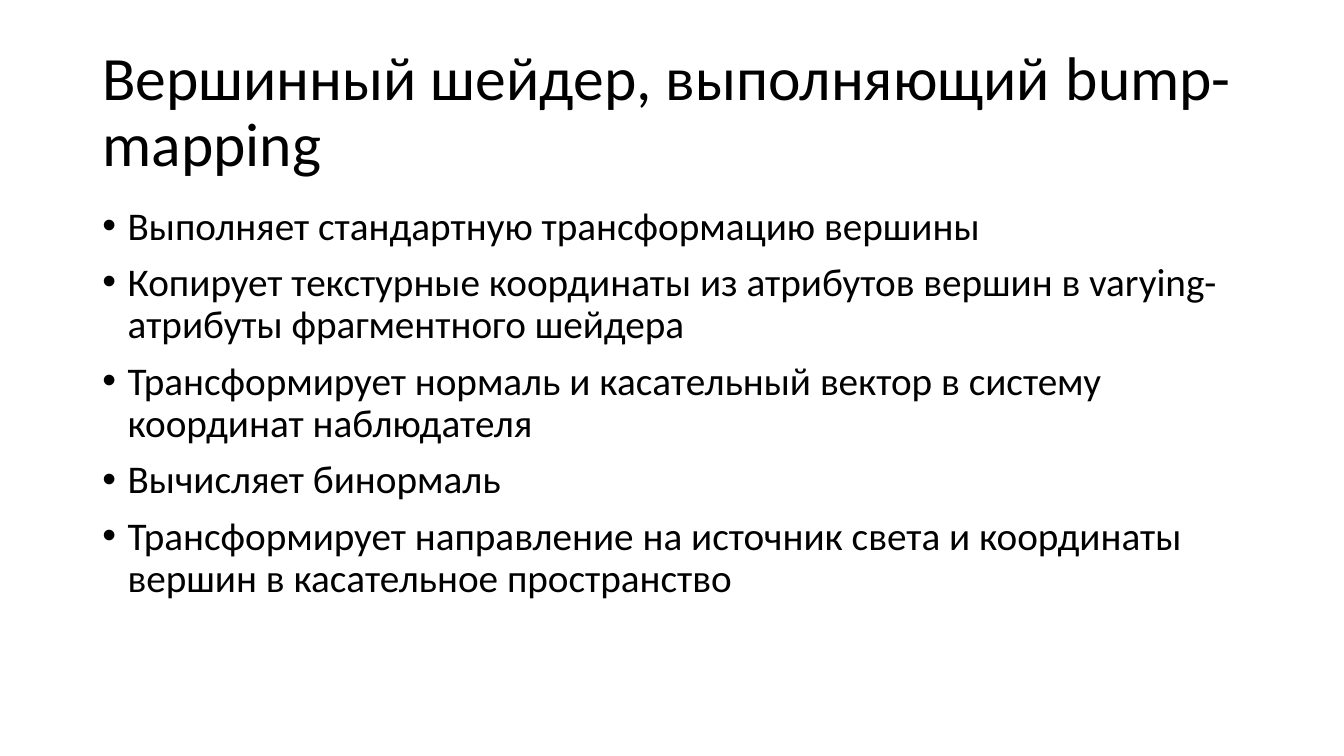
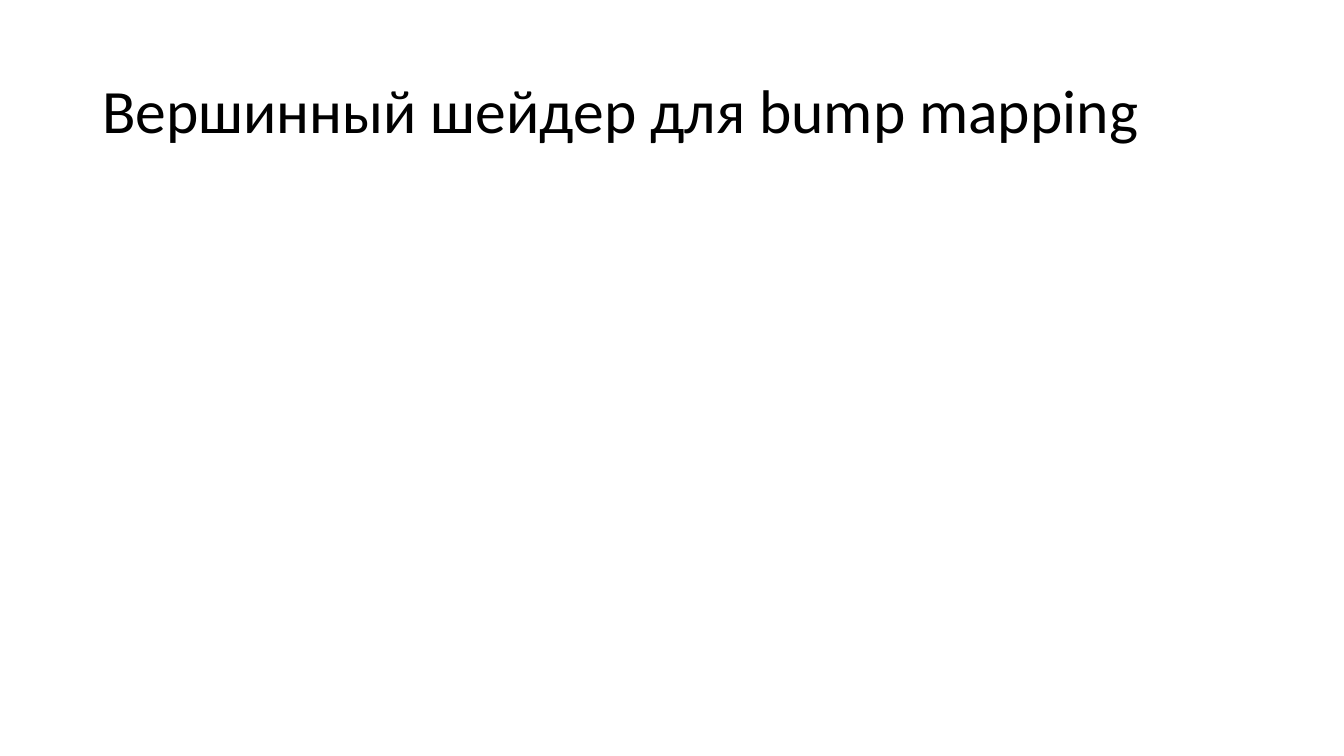
Before and after one commit to alexey-malov/cg-course, a slide deck: slide 27 of lectures/08/08 - Практическое использование шейдеров.pptx (slide 26 before the commit). Drawn at 1344x756 pixels with LibreOffice and Linux fonts; fonts in the diff are those of the drawing; grey boxes stand for pictures. Boxes give left, top, right and bottom in pixels: in the first picture for what was removed or moved away, otherwise in the second. Text is boxed around its words. In the diff, an @@ line names an element or a change of style, - is before the commit and + after.

Commit message:
Обновил лекцию "Практическое применение шейдеров"

```diff
--- a/lectures/08/08 - Практическое использование шейдеров.pptx
+++ b/lectures/08/08 - Практическое использование шейдеров.pptx
@@ title at (x1=102, y1=90, x2=1138, y2=144): text changed @@
-Вершинный шейдер, выполняющий bump-mapping
+Вершинный шейдер для bump mapping
@@ text removed at (x1=128, y1=213, x2=1216, y2=599) @@
-• Выполняет стандартную трансформацию вершины
-• Копирует текстурные координаты из атрибутов вершин в varying-атрибуты фрагментного шейдера
-• Трансформирует нормаль и касательный вектор в систему координат наблюдателя
-• Вычисляет бинормаль
-• Трансформирует направление на источник света и координаты вершин в касательное пространство
```
Also in this commit, not shown: 13 other slides changed, 9 slides added, 6 slides removed, 1 other file.
